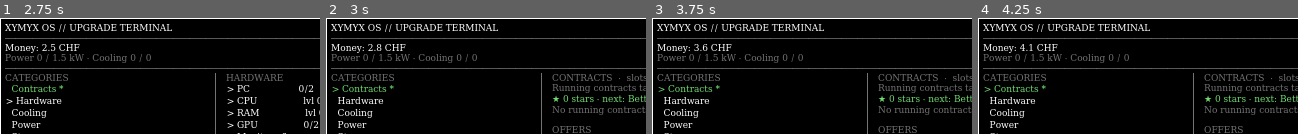
Above: before the commit, frames 1-4 (left to right).
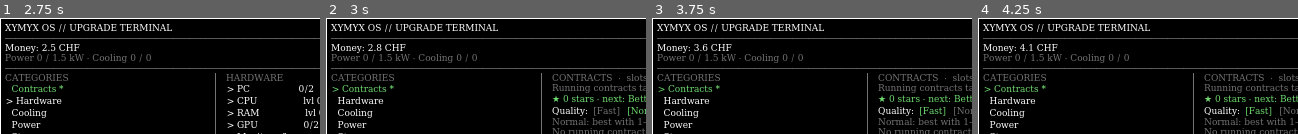
Above: after the commit, the same moments.

Repository: XYMYX/idle.exe
Game: Godot game, scene res://scenes/main.tscn
Two runs of this game, one before a commit and one after it. Both use one fixed random seed, a clock stepped at 60 frames per second and the inputs below.
Inputs (mouse positions are in pixels of both pictures, inside the frame that each line leads up to):
- Up to frame 1 (2.75 s): move the mouse to (230, 70) at 0.52 s; click (230, 70) at 0.67 s; tap Enter at 1.25 s; drag from (96, 81) to (144, 99) at 1.27 s; move the mouse to (192, 50) at 2.02 s; click (192, 50) at 2.17 s
- Up to frame 2 (3 s): click "Contracts *" at 2.75 s
- Up to frame 3 (3.75 s): click (933, 111) at 3.5 s, where only the run after the commit has a clickable "[Fast]"
- Up to frame 4 (4.25 s): no input

Frame 1 is identical in both runs. In frame 2, 2.7% of the frame differs, in the area x 70-100%, y 75-100%; in frame 3, 2.7%; in frame 4, 2.7%.

Commit message:
Stage 7: overclocking switch and contract quality levels
- Overclocking: coding x1.3, occupies free cooling, throttles to x1.1 without enough cooling

- Contract quality Fast/Normal/Thorough, checked for all types and 1-4 parallel contracts

- Power running costs dropped on purpose (would feel like a penalty)

- Balanced by simulation: overclocking ~5 % faster overall

Diff:
--- a/i18n/translations.csv
+++ b/i18n/translations.csv
@@ -214,3 +214,12 @@
 Pixel art editor plugin,Pixel art editor plugin,Plugin für einen Pixel-Art-Editor
 Godot shader collection,Godot shader collection,Godot-Shader-Sammlung
 Security scanner for CI pipelines,Security scanner for CI pipelines,Security-Scanner für CI-Pipelines
+[Overclock: ON],[Overclock: ON],[Übertakten: AN]
+[Overclock: OFF],[Overclock: OFF],[Übertakten: AUS]
+ · overclocked x%s, · overclocked x%s, · übertaktet x%s
+ · throttled x%s (needs %s free cooling), · throttled x%s (needs %s free cooling), · gedrosselt x%s (braucht %s freie Kühlung)
+Quality:,Quality:,Qualität:
+Fast,Fast,Schnell
+Normal,Normal,Normal
+Thorough,Thorough,Gründlich
+Normal: best with 1–2 contracts · Thorough: best with 3–4 · Fast: money sooner,Normal: best with 1–2 contracts · Thorough: best with 3–4 · Fast: money sooner,Normal: am besten mit 1–2 Aufträgen · Gründlich: mit 3–4 · Schnell: Geld früher
--- a/scripts/contracts.gd
+++ b/scripts/contracts.gd
@@ -116,11 +116,19 @@
 	next_offer_in = OFFER_EVERY_SEC
 
 
-func accept(i: int, levels: Dictionary) -> bool:
+## Accept offer i with a quality level (Progress.QUALITY index, product updates stay normal).
+func accept(i: int, levels: Dictionary, quality := 1) -> bool:
 	if i < 0 or i >= offers.size() or free_slots(levels) <= 0:
 		return false
 	var o: Dictionary = offers[i].duplicate()
 	offers.remove_at(i)
+	if o.get("kind", "client") != "update":
+		var q: Dictionary = Progress.QUALITY[clampi(quality, 0, Progress.QUALITY.size() - 1)]
+		o["work"] = float(o["work"]) * float(q["work"])
+		o["reward"] = float(o["reward"]) * float(q["reward"])
+		if o.has("stars"):
+			o["stars"] = float(o["stars"]) * float(q["stars"])
+		o["quality"] = quality
 	o["done"] = 0.0
 	o["elapsed"] = 0.0
 	active.append(o)
--- a/scripts/game.gd
+++ b/scripts/game.gd
@@ -25,6 +25,9 @@
 var contracts := Contracts.new()  # stage 5a: offers, running contracts, delivery
 var product_versions := {}  # stage 6: product id -> number of delivered updates (0..10)
 var stars := 0.0            # stage 6: open-source stars (unlock tiers, not spent)
+var overclock := false      # stage 7: overclocking switch
+var contract_quality := 1   # stage 7: Progress.QUALITY index for newly accepted contracts
+var _oc_mult := 1.0
 var _star_fx := {"contract_reward": 1.0, "contract_speed": 1.0, "total_mult": 1.0}
 ## Recent events, newest first: {t, clock, title, label, auto} (English source strings,
 ## translated when shown). Old saves may contain {t, clock, text} instead.
@@ -182,9 +185,11 @@
 
 
 func _recalc() -> void:
-	_totals = Economy.totals(levels)
+	var base_totals := Economy.totals(levels)
+	_oc_mult = Progress.overclock_mult(base_totals, overclock)
+	_totals = Progress.with_overclock_heat(base_totals, overclock)  # overclocking occupies cooling
 	_star_fx = Progress.star_fx(stars)
-	_income = Progress.income(levels, product_versions, stars)
+	_income = Progress.income(levels, product_versions, stars, overclock)
 	_apply_buffs()
 
 
@@ -216,8 +221,29 @@
 
 # --- Contracts (stage 5a) -------------------------------------------------------
 
+func set_overclock(on: bool) -> void:
+	overclock = on
+	_recalc()
+	changed.emit()
+
+
+## Current overclock multiplier on coding (1.0 off, 1.3 on, 1.1 throttled).
+func overclock_mult() -> float:
+	return _oc_mult
+
+
+## Free cooling overclocking needs for x1.5 (based on heat without overclocking).
+func overclock_need() -> float:
+	return Progress.overclock_need(Economy.totals(levels))
+
+
+func set_contract_quality(q: int) -> void:
+	contract_quality = clampi(q, 0, Progress.QUALITY.size() - 1)
+	changed.emit()
+
+
 func accept_contract(i: int) -> bool:
-	if not contracts.accept(i, levels):
+	if not contracts.accept(i, levels, contract_quality):
 		return false
 	changed.emit()
 	return true
@@ -320,6 +346,8 @@
 		"contracts": contracts.to_dict(),
 		"product_versions": product_versions,
 		"stars": stars,
+		"overclock": overclock,
+		"contract_quality": contract_quality,
 	}
 	# Write to a temp file first, then rename: a crash in the middle of
 	# writing can't destroy the previous save this way.
@@ -384,6 +412,8 @@
 			if pv.has(p):
 				product_versions[p] = clampi(int(pv[p]), 0, Progress.MAX_VERSION)
 	stars = maxf(0.0, float(data.get("stars", 0.0)))
+	overclock = bool(data.get("overclock", false))
+	contract_quality = clampi(int(data.get("contract_quality", 1)), 0, Progress.QUALITY.size() - 1)
 	var ct: Variant = data.get("contracts", {})  # missing in saves before version 3
 	if ct is Dictionary:
 		contracts.from_dict(ct)
--- a/scripts/progress.gd
+++ b/scripts/progress.gd
@@ -1,6 +1,7 @@
 class_name Progress
 extends RefCounted
 ## Stage 6: product updates (versions) and open-source stars.
+## Stage 7: overclocking switch and contract quality levels.
 ## Pure functions shared by the game and the balancing simulation, so both compute the same.
 ##
 ## Product updates: each delivered update gives that product +5 % of its subscription
@@ -18,6 +19,49 @@
 	{"stars": 50, "name": "Contributors", "fx": {"contract_speed": 1.1}},
 	{"stars": 150, "name": "Sponsors", "fx": {"total_mult": 1.05}},
 	{"stars": 500, "name": "Famous", "fx": {"contract_reward": 1.25, "total_mult": 1.05}},
+]
+
+
+# --- Stage 7: overclocking ---------------------------------------------------------
+## Coding x1.3 while switched on. Needs free cooling (50 % of the current heat, at least 1)
+## and OCCUPIES it: that cooling is not available for new machines while overclocking.
+## Without enough cooling the PC throttles itself to x1.1 and uses what is left –
+## never worse than switched off. The trade-off: coding speed now vs. room to expand.
+const OC_MULT := 1.3
+const OC_THROTTLED := 1.1
+const OC_HEAT_SHARE := 0.5
+
+static func overclock_need(t: Dictionary) -> float:
+	return maxf(1.0, float(t["heat"]) * OC_HEAT_SHARE)
+
+
+## Totals with the cooling that overclocking occupies added to «heat».
+static func with_overclock_heat(t: Dictionary, on: bool) -> Dictionary:
+	if not on:
+		return t
+	var out := t.duplicate()
+	var free := float(t["cool_cap"]) - float(t["heat"])
+	out["heat"] = float(t["heat"]) + clampf(overclock_need(t), 0.0, maxf(free, 0.0))
+	return out
+
+
+static func overclock_mult(t: Dictionary, on: bool) -> float:
+	if not on:
+		return 1.0
+	return OC_MULT if float(t["cool_cap"]) - float(t["heat"]) >= overclock_need(t) else OC_THROTTLED
+
+
+# --- Stage 7: contract quality ------------------------------------------------------
+## Applied when a contract is accepted (not to product updates). The bonus target time stays
+## the same, which makes it a real trade-off (checked for all types and 1–4 parallel contracts):
+##   Normal:   best with 1–2 parallel contracts (bonus reachable, x1.25 per work)
+##   Thorough: best with 3–4 parallel (never gets the bonus, but x1.20 per work)
+##   Fast:     almost as good as thorough with 3–4 parallel (x1.19, bonus always reached),
+##             pays out about 3x sooner – for when you need the money soon
+const QUALITY := [
+	{"name": "Fast", "work": 0.6, "reward": 0.57, "stars": 0.57},
+	{"name": "Normal", "work": 1.0, "reward": 1.0, "stars": 1.0},
+	{"name": "Thorough", "work": 1.75, "reward": 2.1, "stars": 2.1},
 ]
 
 
@@ -54,7 +98,7 @@
 
 ## Income per source like Economy.income(), plus product update bonuses and the
 ## star income multiplier. Effects from events (buffs) are applied on top by Game.
-static func income(levels: Dictionary, versions: Dictionary, stars: float) -> Dictionary:
+static func income(levels: Dictionary, versions: Dictionary, stars: float, overclock := false) -> Dictionary:
 	var inc := Economy.income(levels)
 	var t := Economy.totals(levels)
 	var bonus := 0.0
@@ -62,7 +106,7 @@
 		if int(levels.get(p, 0)) > 0:
 			bonus += float(Economy.get_def(p)["fx"]["software"]) * UPDATE_BONUS * int(versions.get(p, 0))
 	var m: float = star_fx(stars)["total_mult"]
-	var code: float = inc["code"] * m
+	var code: float = inc["code"] * m * overclock_mult(t, overclock)
 	var storage: float = inc["storage"] * m
 	var software: float = (inc["software"] + bonus * t["net_mult"]) * m
 	var mining: float = inc["mining"] * m
--- a/scripts/terminal_menu.gd
+++ b/scripts/terminal_menu.gd
@@ -43,6 +43,7 @@
 var _btn_afford: Button
 var _btn_next: Button
 var _btn_back: Button
+var _btn_oc: Button
 
 var _cat := "hardware"
 var _line := ""
@@ -163,6 +164,8 @@
 	foot.add_child(_btn_next)
 	_btn_back = _button("", C_TEXT, _go_back)
 	foot.add_child(_btn_back)
+	_btn_oc = _button("", C_TEXT, func() -> void: Game.set_overclock(not Game.overclock))
+	foot.add_child(_btn_oc)
 	root.add_child(foot)
 
 
@@ -174,7 +177,7 @@
 	var t := Game.totals()
 	_capacity.text = tr("Power %s / %s kW · Cooling %s / %s") % [
 		Economy._num(t["power"]), Economy._num(t["power_cap"]),
-		Economy._num(t["heat"]), Economy._num(t["cool_cap"])] + (tr("  [paused]") if Game.paused else "")
+		Economy._num(t["heat"]), Economy._num(t["cool_cap"])] + _overclock_text() + (tr("  [paused]") if Game.paused else "")
 	_effects.text = _effects_text()
 	_effects.visible = _effects.text != ""
 
@@ -182,6 +185,8 @@
 	_btn_afford.text = tr("[Show all]") if _afford_mode else tr("[Show affordable]")
 	_btn_next.text = tr("[Next upgrade]")
 	_btn_back.text = tr("[Back]")
+	_btn_oc.text = tr("[Overclock: ON]") if Game.overclock else tr("[Overclock: OFF]")
+	_btn_oc.add_theme_color_override("font_color", C_OK if Game.overclock else C_TEXT)
 	_btn_back.disabled = not (_afford_mode or (_line != "" and Economy.lines(_cat).size() > 1))
 
 	var cats := _cat_rows()
@@ -389,6 +394,8 @@
 				_render_contract(r)
 			"offer":
 				_render_offer(r)
+			"quality":
+				_render_quality(r["q"])
 			"next_offer":
 				_next_offer_label = _label("", C_DIM)
 				_content.add_child(_next_offer_label)
@@ -431,6 +438,9 @@
 	rows.append({"t": "text", "c": C_DIM,
 		"text": tr("Running contracts take a share of the coding income and pay it back multiplied.")})
 	rows.append({"t": "text", "c": C_OK, "text": _stars_text()})
+	rows.append({"t": "quality", "q": Game.contract_quality})
+	rows.append({"t": "text", "c": C_DIM,
+		"text": tr("Normal: best with 1–2 contracts · Thorough: best with 3–4 · Fast: money sooner")})
 	if ct.active.is_empty():
 		rows.append({"t": "text", "text": tr("No running contracts."), "c": C_DIM})
 	for i in ct.active.size():
@@ -461,14 +471,40 @@
 	return tr(c["title"])
 
 
+## Offer info as it would be accepted with the current quality level (updates stay normal).
 func _offer_info(o: Dictionary, sec: float) -> String:
-	match o.get("kind", "client"):
-		"update":
-			return tr("Work ~%s · %s subscriptions +5 %% for good") % [_dur(sec), tr(Economy.name_of(o["product"]))]
-		"oss":
-			return tr("Work ~%s · +%d stars (+25 %% if done within %s)") % [_dur(sec), int(o["stars"]), _dur(o["target_sec"])]
+	if o.get("kind", "client") == "update":
+		return tr("Work ~%s · %s subscriptions +5 %% for good") % [_dur(sec), tr(Economy.name_of(o["product"]))]
+	var q: Dictionary = Progress.QUALITY[Game.contract_quality]
+	sec *= float(q["work"])
+	if o.get("kind", "client") == "oss":
+		return tr("Work ~%s · +%d stars (+25 %% if done within %s)") % [
+			_dur(sec), int(float(o["stars"]) * float(q["stars"])), _dur(o["target_sec"])]
 	return tr("Work ~%s · Reward %s CHF · +25 %% if done within %s") % [
-		_dur(sec), BigNum.format_chf(float(o["reward"]) * Game.contract_reward_mult()), _dur(o["target_sec"])]
+		_dur(sec), BigNum.format_chf(float(o["reward"]) * float(q["reward"]) * Game.contract_reward_mult()),
+		_dur(o["target_sec"])]
+
+
+## «Quality: [Fast] [Normal] [Thorough]» – the selected one in green.
+func _render_quality(selected: int) -> void:
+	var row := HBoxContainer.new()
+	row.add_child(_label(tr("Quality:")))
+	for i in Progress.QUALITY.size():
+		var q: Dictionary = Progress.QUALITY[i]
+		var text := "[%s]" % tr(q["name"])
+		row.add_child(_button(text, C_OK if i == selected else C_DIM, Game.set_contract_quality.bind(i)))
+	_content.add_child(row)
+
+
+## « · overclocked x1.3» or « · throttled x1.1 (needs 3 free cooling)», empty when off.
+func _overclock_text() -> String:
+	if not Game.overclock:
+		return ""
+	var m := Game.overclock_mult()
+	if m >= Progress.OC_MULT:
+		return tr(" · overclocked x%s") % EventData.mult_text(m).substr(1)
+	return tr(" · throttled x%s (needs %s free cooling)") % [EventData.mult_text(m).substr(1),
+		Economy._num(Game.overclock_need())]
 
 
 ## «★ 42 stars · Better contracts · next: Contributors at 50»
Binary file changed: i18n/translations.de.translation
Binary file changed: i18n/translations.en.translation
Not shown, changed: docs/DESIGN.md
